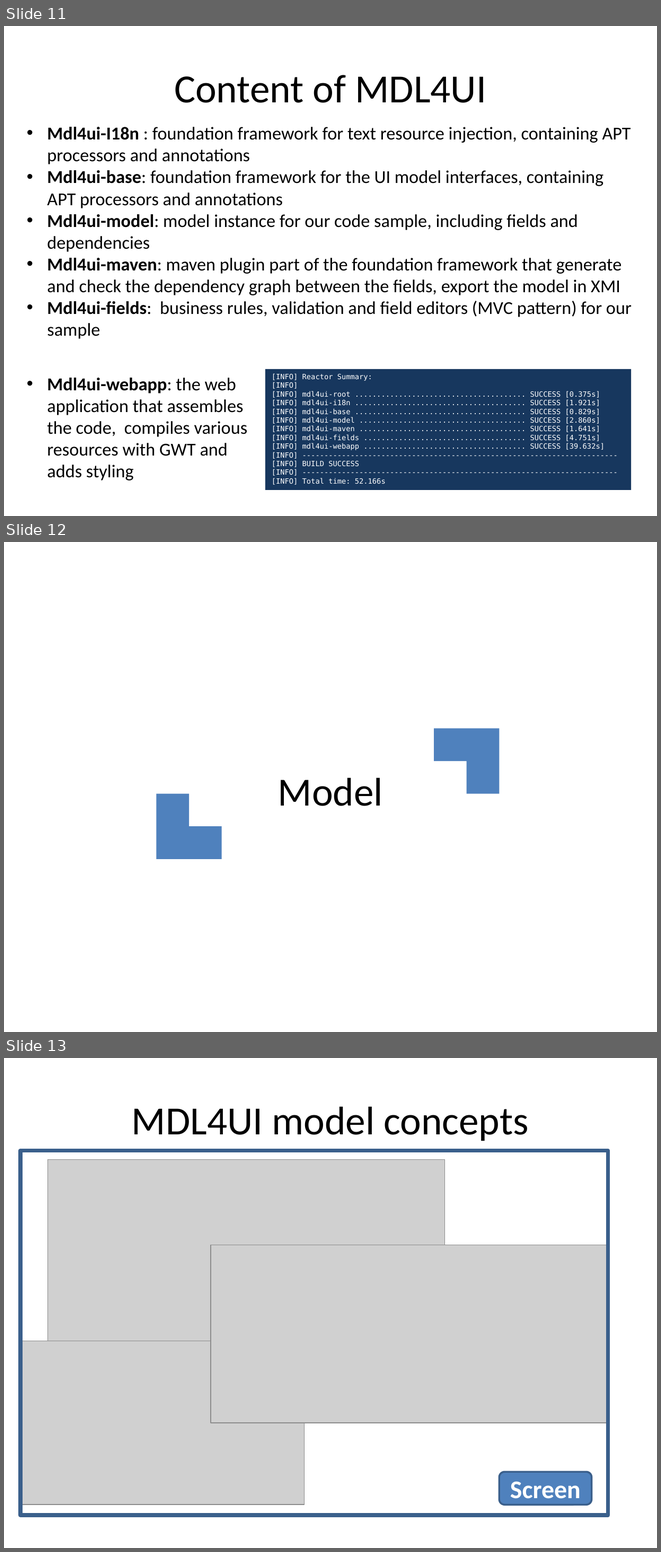
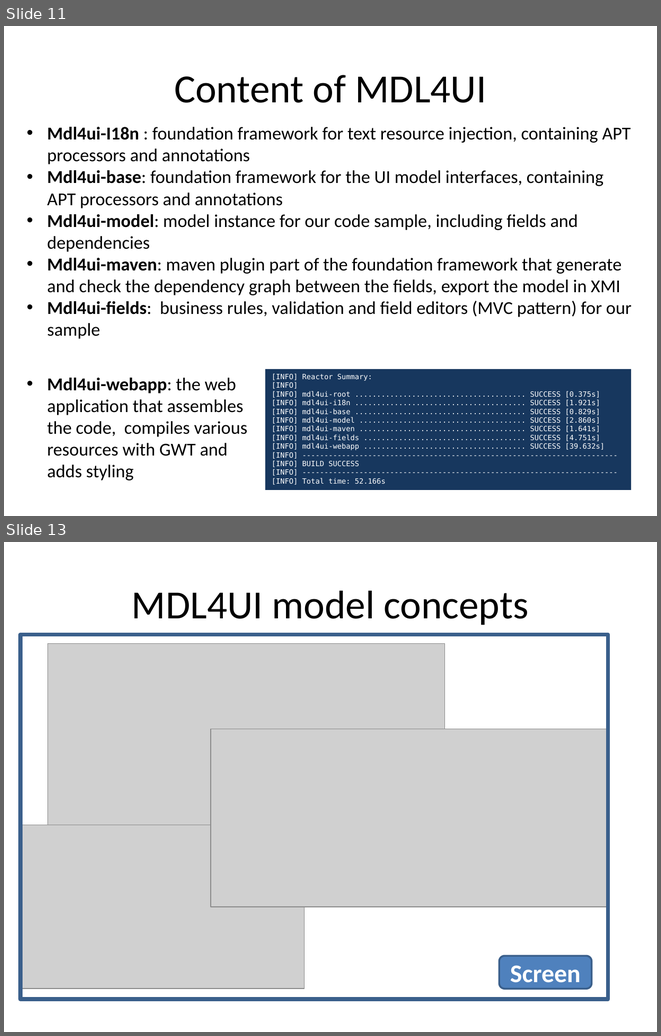
Before and after one commit to lesfurets/mdl4ui, a slide deck: mdl4ui-docs/mdl4ui_cg2013.pptx. Shown one above the other, each under a label of ours: slides 11, 12 and 13 before the commit, slides 11 and 13 after it; the slides between them are not shown. The pictures are 661x1552 and 661x1036 pixels, drawn with LibreOffice and Linux fonts; fonts in the diff are those of the drawing; grey boxes stand for pictures. Boxes give left, top, right and bottom in pixels: in the first picture for what was removed or moved away, otherwise in the second. Text is boxed around its words. In the diff, an @@ line names an element or a change of style, - is before the commit and + after.

```diff
--- a/mdl4ui-docs/mdl4ui_cg2013.pptx
+++ b/mdl4ui-docs/mdl4ui_cg2013.pptx
@@ slide 12 removed at (4,542,657,1032), background #FFFFFF @@
@@ corner removed at (434,728,499,793) @@
@@ title removed at (278,777,383,806) @@
-Model
@@ corner removed at (156,793,221,859) @@
```
Also in this commit, not shown: 2 slides changed, 5 slides added, 3 other slides removed.
